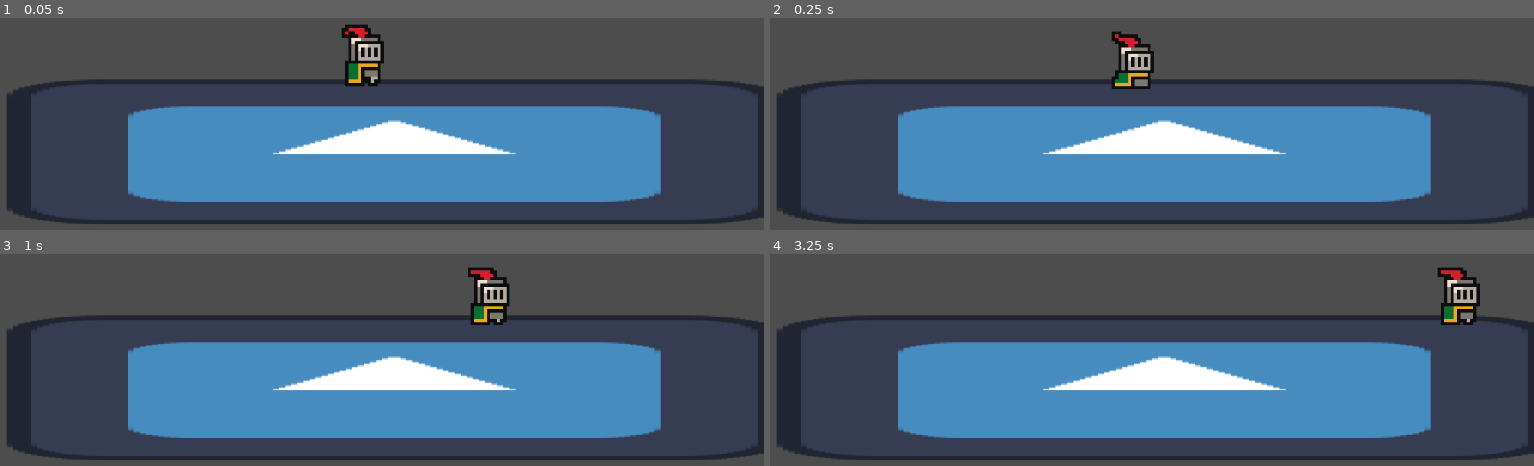
Above: before the commit, frames 1-4 (two rows, left to right).
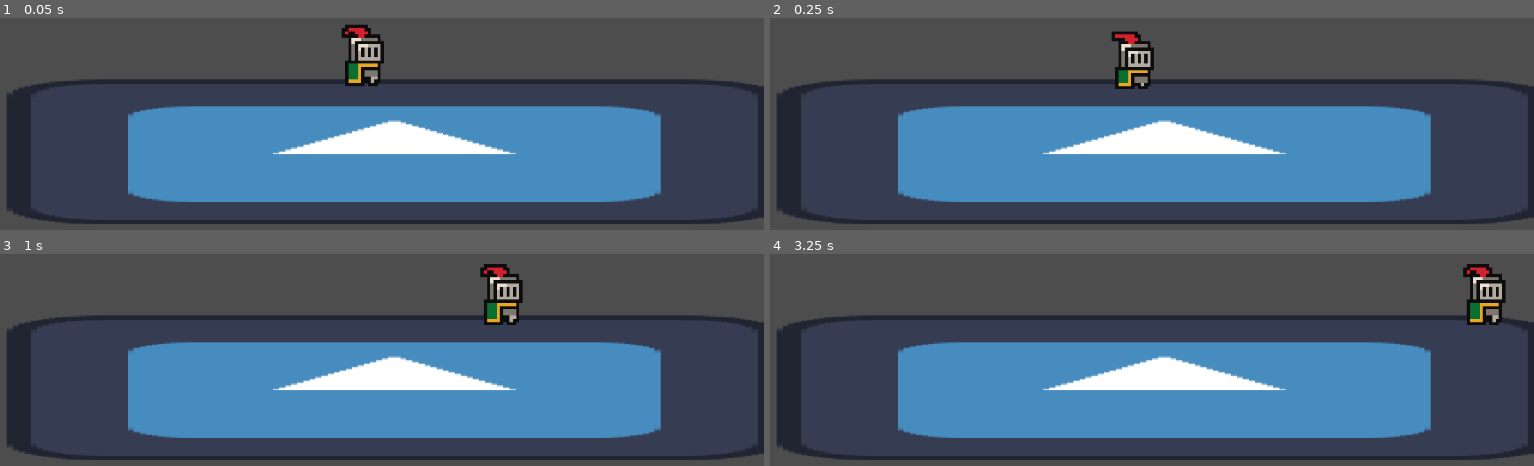
Above: after the commit, the same moments.

Repository: jible/Platform-fighter
Game: Godot game, scene res://scenes/test_scene.tscn
Two runs of this game, one before a commit and one after it. Both use one fixed random seed, a clock stepped at 60 frames per second and the inputs below. The project has no main scene, so this scene is started directly. The engine's default icon, where the game draws it, is replaced by a stand-in: a white triangle on a blue panel in a dark square.
Inputs:
- Up to frame 1 (0.05 s): no input
- Up to frame 2 (0.25 s): no input
- Up to frame 3 (1 s): tap Enter at 0.5 s; hold D (move_right) from 0.53 s (still down); tap Shift (dash) at 0.6 s; tap Space (jump) at 0.77 s
- Up to frame 4 (3.25 s): tap Shift (dash) at 1.35, 2.1, 2.85 s; tap Space (jump) at 1.52, 3.02 s; release D (move_right) at 2.03 s; hold A (move_left) 2.03-2.78 s; hold D (move_right) from 2.78 s (still down)

Frame 1 is identical in both runs. In frame 2, 0.6% of the frame differs, in the area x 44-51%, y 6-34%; in frame 3, 1.5%; in frame 4, 2.0%, in the area x 87-97%, y 4-34%.

Commit message:
Animation updater fixed
Animation updater was successfully adding frames with the correct timing, but it was interpolating them incorrectly. The animations frames are supposed to be discrete to make sure they match the exact timing of the animated sprite.

Diff:
--- a/platform-fighter/assets/spriteframes/test_character.tres
+++ b/platform-fighter/assets/spriteframes/test_character.tres
@@ -158,7 +158,7 @@
 }],
 "loop": true,
 "name": &"Aerial",
-"speed": 8.0
+"speed": 5.0
 }, {
 "frames": [{
 "duration": 1.0,
@@ -195,7 +195,7 @@
 }],
 "loop": true,
 "name": &"Idle",
-"speed": 8.0
+"speed": 5.0
 }, {
 "frames": [{
 "duration": 1.0,
--- a/platform-fighter/characters/test_character.tscn
+++ b/platform-fighter/characters/test_character.tscn
@@ -4,147 +4,146 @@
 [ext_resource type="SpriteFrames" uid="uid://dudspqa3diyk5" path="res://assets/spriteframes/test_character.tres" id="2_764ya"]
 
 [sub_resource type="Animation" id="Animation_764ya"]
-length = 0.5
 loop_mode = 1
 step = 0.0166667
 tracks/0/type = "value"
 tracks/0/imported = false
 tracks/0/enabled = true
 tracks/0/path = NodePath("SpriteManager:animation")
-tracks/0/interp = 1
+tracks/0/interp = 0
 tracks/0/loop_wrap = true
 tracks/0/keys = {
 "times": PackedFloat32Array(0),
 "transitions": PackedFloat32Array(1),
-"update": 0,
+"update": 1,
 "values": ["Aerial"]
 }
 tracks/1/type = "value"
 tracks/1/imported = false
 tracks/1/enabled = true
 tracks/1/path = NodePath("SpriteManager:frame")
-tracks/1/interp = 1
-tracks/1/loop_wrap = true
+tracks/1/interp = 0
+tracks/1/loop_wrap = false
 tracks/1/keys = {
-"times": PackedFloat32Array(0, 0.125, 0.25, 0.375, 0.5),
+"times": PackedFloat32Array(0, 0.2, 0.4, 0.6, 0.8),
 "transitions": PackedFloat32Array(1, 1, 1, 1, 1),
-"update": 0,
+"update": 1,
 "values": [0, 1, 2, 3, 4]
 }
 
 [sub_resource type="Animation" id="Animation_y35ey"]
-length = 0.2
+length = 0.25
 tracks/0/type = "value"
 tracks/0/imported = false
 tracks/0/enabled = true
 tracks/0/path = NodePath("SpriteManager:animation")
-tracks/0/interp = 1
+tracks/0/interp = 0
 tracks/0/loop_wrap = true
 tracks/0/keys = {
 "times": PackedFloat32Array(0),
 "transitions": PackedFloat32Array(1),
-"update": 0,
+"update": 1,
 "values": ["Dash"]
 }
 tracks/1/type = "value"
 tracks/1/imported = false
 tracks/1/enabled = true
 tracks/1/path = NodePath("SpriteManager:frame")
-tracks/1/interp = 1
-tracks/1/loop_wrap = true
+tracks/1/interp = 0
+tracks/1/loop_wrap = false
 tracks/1/keys = {
 "times": PackedFloat32Array(0, 0.05, 0.1, 0.15, 0.2),
 "transitions": PackedFloat32Array(1, 1, 1, 1, 1),
-"update": 0,
+"update": 1,
 "values": [0, 1, 2, 3, 4]
 }
 
 [sub_resource type="Animation" id="Animation_6t7nn"]
-length = 0.375
+length = 0.8
 loop_mode = 1
 tracks/0/type = "value"
 tracks/0/imported = false
 tracks/0/enabled = true
 tracks/0/path = NodePath("SpriteManager:animation")
-tracks/0/interp = 1
+tracks/0/interp = 0
 tracks/0/loop_wrap = true
 tracks/0/keys = {
 "times": PackedFloat32Array(0),
 "transitions": PackedFloat32Array(1),
-"update": 0,
+"update": 1,
 "values": ["Idle"]
 }
 tracks/1/type = "value"
 tracks/1/imported = false
 tracks/1/enabled = true
 tracks/1/path = NodePath("SpriteManager:frame")
-tracks/1/interp = 1
-tracks/1/loop_wrap = true
+tracks/1/interp = 0
+tracks/1/loop_wrap = false
 tracks/1/keys = {
-"times": PackedFloat32Array(0, 0.125, 0.25, 0.375),
+"times": PackedFloat32Array(0, 0.2, 0.4, 0.6),
 "transitions": PackedFloat32Array(1, 1, 1, 1),
-"update": 0,
+"update": 1,
 "values": [0, 1, 2, 3]
 }
 
 [sub_resource type="Animation" id="Animation_lj1d3"]
-length = 0.375
+length = 0.5
 loop_mode = 1
 tracks/0/type = "value"
 tracks/0/imported = false
 tracks/0/enabled = true
 tracks/0/path = NodePath("SpriteManager:animation")
-tracks/0/interp = 1
+tracks/0/interp = 0
 tracks/0/loop_wrap = true
 tracks/0/keys = {
 "times": PackedFloat32Array(0),
 "transitions": PackedFloat32Array(1),
-"update": 0,
+"update": 1,
 "values": ["Jump"]
 }
 tracks/1/type = "value"
 tracks/1/imported = false
 tracks/1/enabled = true
 tracks/1/path = NodePath("SpriteManager:frame")
-tracks/1/interp = 1
-tracks/1/loop_wrap = true
+tracks/1/interp = 0
+tracks/1/loop_wrap = false
 tracks/1/keys = {
 "times": PackedFloat32Array(0, 0.125, 0.25, 0.375),
 "transitions": PackedFloat32Array(1, 1, 1, 1),
-"update": 0,
+"update": 1,
 "values": [0, 1, 2, 3]
 }
 
+[sub_resource type="Animation" id="Animation_qsrvy"]
+length = 0.001
+
 [sub_resource type="Animation" id="Animation_6d3jd"]
-length = 1.875
+length = 2.0
 loop_mode = 1
 tracks/0/type = "value"
 tracks/0/imported = false
 tracks/0/enabled = true
 tracks/0/path = NodePath("SpriteManager:animation")
-tracks/0/interp = 1
+tracks/0/interp = 0
 tracks/0/loop_wrap = true
 tracks/0/keys = {
 "times": PackedFloat32Array(0),
 "transitions": PackedFloat32Array(1),
-"update": 0,
+"update": 1,
 "values": ["Walk"]
 }
 tracks/1/type = "value"
 tracks/1/imported = false
 tracks/1/enabled = true
 tracks/1/path = NodePath("SpriteManager:frame")
-tracks/1/interp = 1
-tracks/1/loop_wrap = true
+tracks/1/interp = 0
+tracks/1/loop_wrap = false
 tracks/1/keys = {
 "times": PackedFloat32Array(0, 0.125, 0.25, 0.375, 0.5, 0.625, 0.75, 0.875, 1, 1.125, 1.25, 1.375, 1.5, 1.625, 1.75, 1.875),
 "transitions": PackedFloat32Array(1, 1, 1, 1, 1, 1, 1, 1, 1, 1, 1, 1, 1, 1, 1, 1),
-"update": 0,
+"update": 1,
 "values": [0, 1, 2, 3, 4, 5, 6, 7, 8, 9, 10, 11, 12, 13, 14, 15]
 }
-
-[sub_resource type="Animation" id="Animation_qsrvy"]
-length = 0.001
 
 [sub_resource type="AnimationLibrary" id="AnimationLibrary_qsrvy"]
 _data = {
--- a/platform-fighter/components/for_characters/generalized/animation_updater.gd
+++ b/platform-fighter/components/for_characters/generalized/animation_updater.gd
@@ -36,7 +36,7 @@
 			anim.loop_mode = Animation.LOOP_LINEAR
 		else:
 			anim.loop_mode = Animation.LOOP_NONE
-		anim.length = (frame_count - 1) / speed
+		anim.length = (frame_count) / speed
 
 		# TODO: Maybe remove all other anim tracks!
 		for i in range(anim.get_track_count() - 1, -1, -1):
@@ -47,15 +47,22 @@
 
 		# Add track that sets animated sprite to the correct animation
 		var anim_name_track = anim.add_track(Animation.TYPE_VALUE)
+
 		anim.track_set_path(anim_name_track, "%s:animation" % sprite_manager.name)
+		anim.value_track_set_update_mode(anim_name_track, Animation.UpdateMode.UPDATE_DISCRETE)
+		anim.track_set_interpolation_type(anim_name_track, Animation.InterpolationType.INTERPOLATION_NEAREST)
 		anim.track_insert_key(anim_name_track,0.0, anim_name)
 
 		# Make track that sets the correct frame at each key
-		var track = anim.add_track(Animation.TYPE_VALUE)
-		anim.track_set_path(track, "%s:frame" %sprite_manager.name)
+		var sprite_frame_track = anim.add_track(Animation.TYPE_VALUE)
+		anim.track_set_interpolation_type(sprite_frame_track , Animation.InterpolationType.INTERPOLATION_NEAREST)
+		anim.value_track_set_update_mode(sprite_frame_track, Animation.UpdateMode.UPDATE_DISCRETE)
+		anim.track_set_interpolation_loop_wrap(sprite_frame_track, false)
+
+		anim.track_set_path(sprite_frame_track, "%s:frame" %sprite_manager.name)
 
 		for key in range(frame_count):
-			anim.track_insert_key(track,float(key) / float(speed), key)
+			anim.track_insert_key(sprite_frame_track,float(key) / float(speed), key)
 			pass
 		continue
 
--- a/platform-fighter/components/for_characters/generalized/character_state_machine.gd
+++ b/platform-fighter/components/for_characters/generalized/character_state_machine.gd
@@ -53,5 +53,5 @@
 	old_state.is_active = false
 
 
-func _on_animation_player_animation_finished(anim_name):
+func _on_animation_player_animation_finished(_anim_name):
 	current_state_node.on_anim_end()
